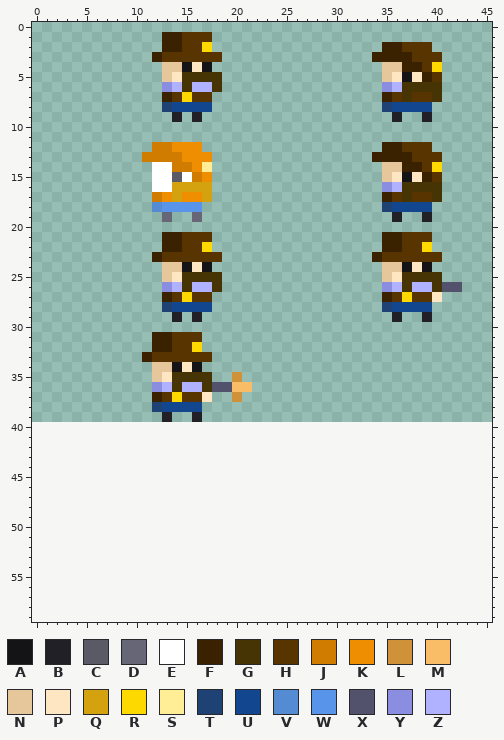
A pixel-art sprite gets an edit: src/h.png. Above is the file before it was changed.
The file is 46x40 pixels. The old version is drawn lined up with the new one, on the new canvas.
Palette (. is transparent): A #141416  B #212027  C #5a5a66  D #676677  E #ffffff  F #3a2200  G #473404  H #583400  J #d07c00  K #ee8e00  L #cf9239  M #f9bd67  N #e6c79c  P #ffe6c3  Q #d3a20e  R #fed900  S #ffee95  T #1e4274  U #124790  V #558bd3  W #5895ea  X #52526c  Y #8b8de0  Z #b0b2ff
Pixels before (only the part around the change), first column x 0:
22 .............FFHHR.................FFHHR......
23 ............FHHHHHH...............FHHHHHH.....
24 .............NNAPA.................NNAPA......
25 .............NPGGGG................NPGGGG.....
26 .............YZGZZG................YZGZZGXX...
27 .............FHRHH.................FHRHHP.....
28 .............TUUUU.................TUUUU......
29 ..............B.B...................B..B......
30 ..............................................
31 ............FFHHH.............................
32 ............FFHHR.............................
33 ...........FHHHHHH............................
34 ............NNAPA.............................
35 ............NPGGGG..L.........................
36 ............YZGZZGXXMM........................
37 ............FHRHHP..L.........................
38 ............TUUUU.............................
39 .............B..B.............................
40 ..............................................
41 ..............................................
42 ..............................................
43 ..............................................
44 ..............................................
45 ..............................................
46 ..............................................
47 ..............................................
48 ..............................................
49 ..............................................
50 ..............................................
51 ..............................................
52 ..............................................
53 ..............................................
54 ..............................................
55 ..............................................
56 ..............................................
57 ..............................................
58 ..............................................
59 ..............................................
The result:
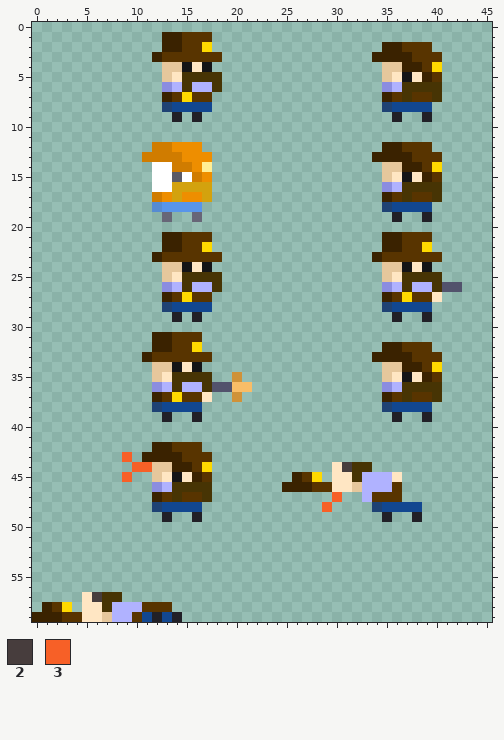
Colours new in this view: 2 #473d3d  3 #f76027
The edit:
canvas 46x40 -> 46x60
y 32: x 35..39 ..... -> FFHHH
y 33: x 34..40 ....... -> FFFFHHH
y 34: x 35..40 ...... -> NNFFHR
y 35: x 35..40 ...... -> NPAPFH
y 36: x 35..40 ...... -> YZGGGG
y 37: x 35..40 ...... -> FHGHHG
y 38: x 35..39 ..... -> TUUUU
y 39: x 36 . -> B; x 39 . -> B
y 42: x 12..16 ..... -> FFHHH
y 43: x 9 . -> 3; x 11..17 ....... -> FFFFHHH
y 44: x 10..17 ........ -> 33NNFFHR; x 30..33 .... -> P2GG
y 45: x 9 . -> 3; x 12..17 ...... -> NPAPFH; x 26..28 ... -> FHR; x 30..36 ....... -> PPGZZZP
y 46: x 12..17 ...... -> YZGGGG; x 25..36 ............ -> FFFHHPPNZZZH
y 47: x 12..17 ...... -> FHGHHG; x 30 . -> 3; x 33..36 .... -> ZHHH
y 48: x 12..16 ..... -> TUUUU; x 29 . -> 3; x 34..38 ..... -> TUUUU
y 49: x 13 . -> B; x 16 . -> B; x 35 . -> B; x 38 . -> B
y 57: x 5..8 .... -> P2GG
y 58: x 1..3 ... -> FHR; x 5..13 ......... -> PPGZZZHHH
y 59: x 0..14 ............... -> FFFHHPPNZZHUBUB
